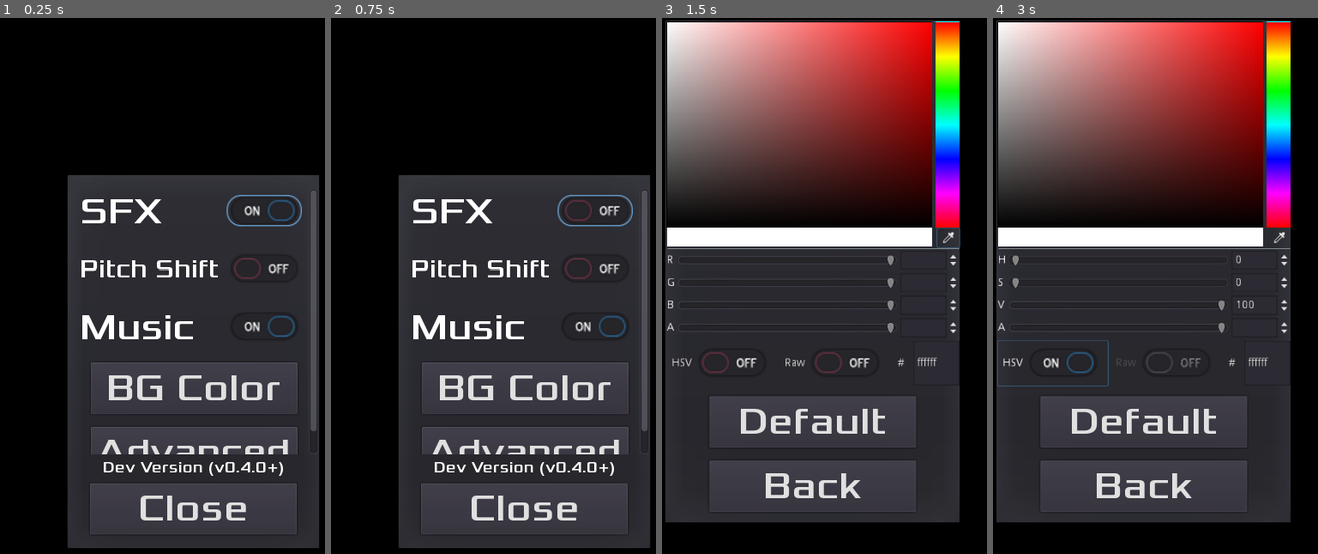
Above: before the commit, frames 1-4 (left to right).
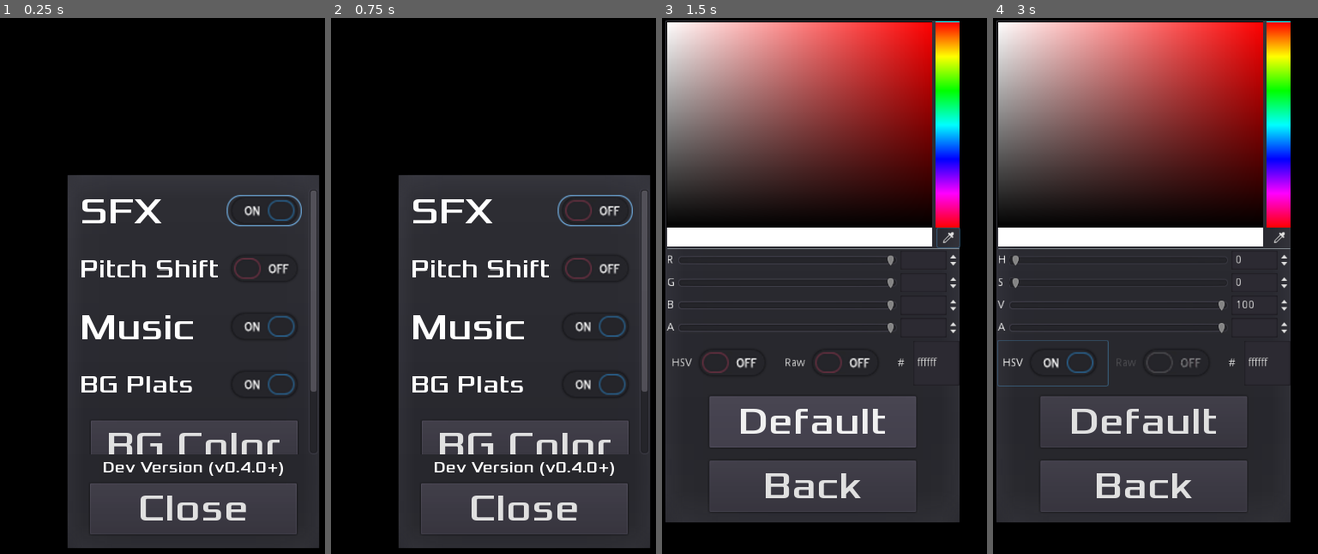
Above: after the commit, the same moments.

Repository: tomas7770/RunJump
Game: Godot game, scene res://scenes/SettingsHUD/SettingsHUD.tscn
The game is run twice, just before and just after one commit, with the same random seed, the same clock (stepped at 60 frames per second) and the same inputs. This scene is started directly instead of the project's main scene.
Inputs (mouse positions are in pixels of both pictures, inside the frame that each line leads up to):
- Up to frame 1 (0.25 s): no input
- Up to frame 2 (0.75 s): click (597, 210) at 0.5 s
- Up to frame 3 (1.5 s): click "BG Color" at 1.25 s
- Up to frame 4 (3 s): click (1279, 237) at 2 s; click "HSV" at 2.75 s

The runs differ from the first frame. In frame 1, 4.8% of the frame differs, in the area x 25-98%, y 64-82%; in frame 2, 4.8%; in frame 3, less than 0.1%; in frame 4, nothing differs.

Commit message:
Add option to hide parallax BG

Diff:
--- a/scenes/Background/Background.gd
+++ b/scenes/Background/Background.gd
@@ -1,3 +1,4 @@
+#warning-ignore-all:return_value_discarded
 extends Control
 
 const LAYER_DIST = {
@@ -11,12 +12,11 @@
 func _ready():
 	main = get_parent()
 	screen_size = main.screen_size
-	# warning-ignore:return_value_discarded
+	_on_bgplats_set(GlobalVariables.bg_plats)
 	$Layer1/SpawnTimer.connect("timeout", self, "_on_SpawnTimer_timeout", [$Layer1/SpawnTimer])
-	# warning-ignore:return_value_discarded
 	$Layer2/SpawnTimer.connect("timeout", self, "_on_SpawnTimer_timeout", [$Layer2/SpawnTimer])
-	# warning-ignore:return_value_discarded
 	GlobalVariables.connect("on_pause", self, "_on_pause")
+	GlobalVariables.connect("on_bgplats_set", self, "_on_bgplats_set")
 
 func _physics_process(delta):
 	if !(GlobalVariables.pause):
@@ -32,6 +32,10 @@
 	for layer in layers:
 		var timer = layer.get_node("SpawnTimer")
 		timer.set_paused(pause)
+
+func _on_bgplats_set(enabled):
+	$Layer1.visible = enabled
+	$Layer2.visible = enabled
 
 func _get_next_plat_size():
 	return Vector2(1+randi()%5, 1+randi()%5) # 1-5
--- a/scenes/GlobalVariables.gd
+++ b/scenes/GlobalVariables.gd
@@ -1,6 +1,7 @@
 extends Node
 
 signal on_pause
+signal on_bgplats_set
 
 const GAME_VERSION = "Dev Version (v0.4.0+)"
 enum DIFFICULTY {NORMAL, EASY, FAST}
@@ -32,6 +33,7 @@
 var sound_mute = false
 var sound_shift = false
 var music_enabled = true
+var bg_plats = true
 var interpolation = true
 var selected_difficulty = DIFFICULTY.NORMAL
 var selected_character = CHARACTER.GREEN
@@ -76,6 +78,11 @@
 func musicenabled_set(val):
 	music_enabled = val
 	MusicPlayer.toggle_music(val)
+	SaveHandler.save_data()
+
+func bgplats_set(val):
+	bg_plats = val
+	emit_signal("on_bgplats_set", val)
 	SaveHandler.save_data()
 
 func interpolation_set(enable, do_save = true):
--- a/scenes/SaveHandler.gd
+++ b/scenes/SaveHandler.gd
@@ -103,6 +103,8 @@
 			GlobalVariables.sound_mute = config.get_value(CONFIG_SECTION, "sound_mute", GlobalVariables.sound_mute)
 			GlobalVariables.sound_shift = config.get_value(CONFIG_SECTION, "sound_shift", GlobalVariables.sound_shift)
 			GlobalVariables.music_enabled = config.get_value(CONFIG_SECTION, "music_enabled", GlobalVariables.music_enabled)
+			GlobalVariables.bgplats_set(config.get_value(CONFIG_SECTION, "bg_plats", \
+											GlobalVariables.bg_plats))
 			GlobalVariables.interpolation_set(config.get_value(CONFIG_SECTION, "interpolation", \
 											GlobalVariables.interpolation), false)
 		_:
@@ -124,5 +126,6 @@
 	config.set_value(CONFIG_SECTION, "sound_mute", GlobalVariables.sound_mute)
 	config.set_value(CONFIG_SECTION, "sound_shift", GlobalVariables.sound_shift)
 	config.set_value(CONFIG_SECTION, "music_enabled", GlobalVariables.music_enabled)
+	config.set_value(CONFIG_SECTION, "bg_plats", GlobalVariables.bg_plats)
 	config.set_value(CONFIG_SECTION, "interpolation", GlobalVariables.interpolation)
 	config.save(SAVE_PATH)
--- a/scenes/SettingsHUD/SettingsHUD.gd
+++ b/scenes/SettingsHUD/SettingsHUD.gd
@@ -12,6 +12,7 @@
 	update_mute(GlobalVariables.sound_mute)
 	update_sfxshift(GlobalVariables.sound_shift)
 	update_music(GlobalVariables.music_enabled)
+	update_bg_plats(GlobalVariables.bg_plats)
 	update_interp(GlobalVariables.interpolation)
 	main_settings.get_node("VersionLabel").text = GlobalVariables.GAME_VERSION
 	main_settings.popup()
@@ -36,6 +37,10 @@
 	var button = settings_list.get_node("MusicContainer").get_node("CheckButton")
 	button.set_pressed_no_signal(enabled)
 
+func update_bg_plats(enabled):
+	var button = settings_list.get_node("BGContainer").get_node("CheckButton")
+	button.set_pressed_no_signal(enabled)
+
 func update_interp(enabled):
 	adv_settings_list.get_node("InterpContainer").get_node("CheckButton").set_pressed_no_signal(enabled)
 
@@ -50,6 +55,9 @@
 
 func _on_MusicButton_toggled(button_pressed):
 	GlobalVariables.musicenabled_set(button_pressed)
+
+func _on_BGButton_toggled(button_pressed):
+	GlobalVariables.bgplats_set(button_pressed)
 
 func _on_InterpButton_toggled(button_pressed):
 	GlobalVariables.interpolation_set(button_pressed)
--- a/scenes/SettingsHUD/SettingsHUD.tscn
+++ b/scenes/SettingsHUD/SettingsHUD.tscn
@@ -91,7 +91,7 @@
 
 [node name="VBoxContainer" type="VBoxContainer" parent="HUD_Container/MainSettings/ScrollContainer"]
 margin_right = 285.0
-margin_bottom = 360.0
+margin_bottom = 432.0
 custom_constants/separation = 16
 
 [node name="SoundContainer" type="HBoxContainer" parent="HUD_Container/MainSettings/ScrollContainer/VBoxContainer"]
@@ -159,11 +159,35 @@
 "_edit_use_anchors_": false
 }
 
+[node name="BGContainer" type="HBoxContainer" parent="HUD_Container/MainSettings/ScrollContainer/VBoxContainer"]
+margin_top = 216.0
+margin_right = 285.0
+margin_bottom = 272.0
+
+[node name="Label" type="Label" parent="HUD_Container/MainSettings/ScrollContainer/VBoxContainer/BGContainer"]
+margin_top = 8.0
+margin_right = 173.0
+margin_bottom = 47.0
+size_flags_horizontal = 3
+custom_fonts/font = SubResource( 10 )
+text = "BG Plats"
+clip_text = true
+
+[node name="CheckButton" type="CheckButton" parent="HUD_Container/MainSettings/ScrollContainer/VBoxContainer/BGContainer"]
+margin_left = 177.0
+margin_right = 285.0
+margin_bottom = 56.0
+custom_styles/focus = SubResource( 12 )
+pressed = true
+__meta__ = {
+"_edit_use_anchors_": false
+}
+
 [node name="ColorButton" type="Button" parent="HUD_Container/MainSettings/ScrollContainer/VBoxContainer"]
 margin_left = 13.0
-margin_top = 216.0
+margin_top = 288.0
 margin_right = 271.0
-margin_bottom = 280.0
+margin_bottom = 352.0
 rect_min_size = Vector2( 258, 64 )
 size_flags_horizontal = 4
 custom_fonts/font = SubResource( 3 )
@@ -174,9 +198,9 @@
 
 [node name="AdvButton" type="Button" parent="HUD_Container/MainSettings/ScrollContainer/VBoxContainer"]
 margin_left = 13.0
-margin_top = 296.0
+margin_top = 368.0
 margin_right = 271.0
-margin_bottom = 360.0
+margin_bottom = 432.0
 rect_min_size = Vector2( 258, 64 )
 size_flags_horizontal = 4
 custom_fonts/font = SubResource( 7 )
@@ -213,9 +237,6 @@
 custom_fonts/font = SubResource( 5 )
 align = 1
 clip_text = true
-__meta__ = {
-"_edit_use_anchors_": false
-}
 
 [node name="ColorSettings" type="PopupDialog" parent="HUD_Container"]
 anchor_left = 0.5
@@ -346,6 +367,7 @@
 [connection signal="toggled" from="HUD_Container/MainSettings/ScrollContainer/VBoxContainer/SoundContainer/CheckButton" to="." method="_on_MuteButton_toggled"]
 [connection signal="toggled" from="HUD_Container/MainSettings/ScrollContainer/VBoxContainer/SFXShiftContainer/CheckButton" to="." method="_on_SFXShiftButton_toggled"]
 [connection signal="toggled" from="HUD_Container/MainSettings/ScrollContainer/VBoxContainer/MusicContainer/CheckButton" to="." method="_on_MusicButton_toggled"]
+[connection signal="toggled" from="HUD_Container/MainSettings/ScrollContainer/VBoxContainer/BGContainer/CheckButton" to="." method="_on_BGButton_toggled"]
 [connection signal="pressed" from="HUD_Container/MainSettings/ScrollContainer/VBoxContainer/ColorButton" to="." method="_on_ColorButton_pressed"]
 [connection signal="pressed" from="HUD_Container/MainSettings/ScrollContainer/VBoxContainer/AdvButton" to="." method="_on_AdvButton_pressed"]
 [connection signal="pressed" from="HUD_Container/MainSettings/CloseButton" to="." method="_on_CloseButton_pressed"]
